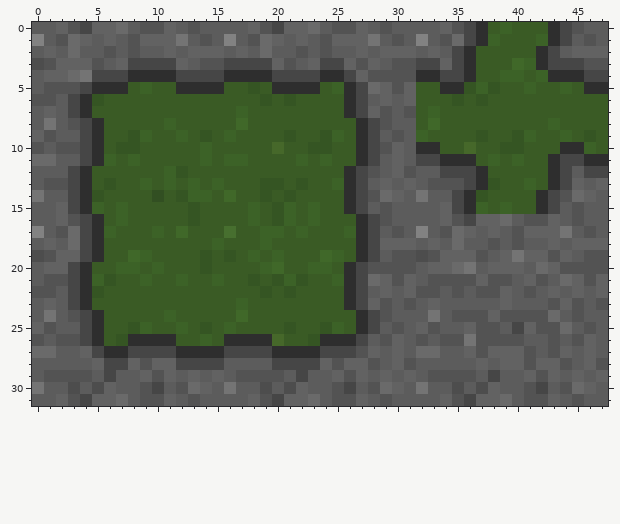
Two states of a pixel-art sprite, resources/textures/sprites/tiles/grass_rock.png. Above: the version before the commit.
The file is 48x32 pixels. Colours within 5 levels of each other are drawn and written as one.
The result:
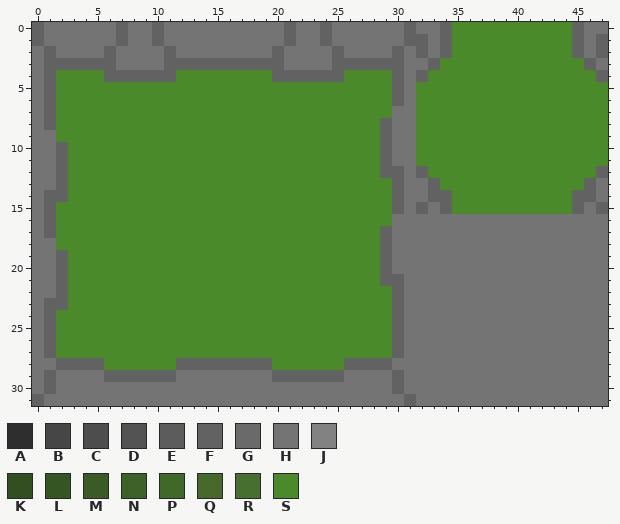
Palette (. is transparent): A #2e2e2e  B #464646  C #4d4d4d  D #535353  E #5c5c5c  F #626262  G #6a6a6a  H #747474  J #828282  K #324f22  L #355523  M #3a5b25  N #3c6227  P #406829  Q #46682a  R #476f2f  S #4a8a2b
The exact change:
@@ x 0..47 @@
- 0 EEFDBFFGEDDFEDEEEEFDBFFGEDDFEDEEEEFDBAMNMMMABDEE
- 1 JEDGFEFEDFFFHEDEJEDGFEFEDFFFHEDEJEDGBANMMMNABEDE
- 2 EFEGEEDEDEEFEFFFEFEGEEDEDEEFEFFFEFEBAMMMMMABEFFF
- 3 CDFFFDEFBBBBFEDDBBBBFDEFBBFDFEDDBBFBAMMMPNABBBDD
- 4 EFFGHBBBAAAABBBBAAAABBBBAABFDDDDAABBAMMNNMNAAABB
- 5 EDDDBAAAMNMMAAAAMMLMAAAAMNABGFDFMMAALNLMMNMMNMAA
- 6 DDEBALMMMMMMMMMMMMMLMLMMMMABEFEFMMMLMLMMMMMMMMMM
- 7 EFEBAMMMMMMMMMMMMNMMMMMMMMABFDEDMNMMMMMMMMMMMMMM
- 8 EHEDBAMMMMMNMMMMMPMMMMMMMMMABDEEMPMMMMMMMMMNMMMM
- 9 FDEEBAMMLNMMNMLMNMMMMLMMLNMABEDENMMMMLMMLNMMNMLM
-10 DEDDBAMLLMMMMMNMMMMMQMMLLMMABDFEAAMMQMMLLMMMAANM
-11 GGEEBANMNMMMMMNMNNMMMMNMNMMABEFEBBAAAMNMNMMABBAA
-12 EEEBAMMMMMMNLMMMMMMMMMMMMMABDEFDEEBBBAMMMMMABEBB
-13 EDDBAMLMMNMNMNMNMMMLLMLMMNABEFEFEDDDBALMMNMABFEF
-14 HEEBALMMMMKMLNNMPMMLMLMMMMABDGFEHEEBALMMMMABDGFE
-15 EEFBANMNMMMMMLMMMMNMLNMNMMABEDEEEEFBANMNMMABEDEE
-16 EEFDBAMNMMMMMLMMMMNMLNMNMMMABDEEEEFDBFFGEDDFEDEE
-17 JEDGBANMMMNMPMMMRMMNNMNMMMNABEDEJEDGFEFEDFFFHEDE
-18 EFEGBAMMMMMMMMMNMMMNMMMMMMMABFFFEFEGEEDEDEEFEFFF
-19 CDFFBAMMPNMMMMLMLMNMNMMMPNMABEDDCDFFFDEFHFFDFEDD
-20 EFFBAMMNNMNMMMLMMMMNPMMNNMABDDDDEFFGHEFFFEGFDDDD
-21 EDDBANLMMNMMNMMNMMLMLNLMMNABGFDFEDDDDFDDEFDEGFDF
-22 DDEBALMMMMMMMMMMMMMLMLMMMMABEFEFDDEDEDDFEDEFEFEF
-23 EFEBAMMMMMMMMMMMMNMMMMMMMMABFDEDEFEEEEEFEEEDFDED
-24 EHEDBAMMMMMNMMMMMPMMMMMMMMMABDEEEHEDDDFDDDDGEDEE
-25 FDEEBAMMLNMMNMLMNMMMMLMMLNMABEDEFDEEFDDEBFDDGEDE
-26 DEDDBAMLAAAAMMNMAAAAQMMLAAABEDFEDEDDHDDDDEEDEDFE
-27 GGEEFBAABBBBAAAABBBBAAAABBBDFEFEGGEEFDFFFDEDFEFE
-28 EEEEEFBBFDFFBBBBEEEEBBBBFDFFDEFDEEEEEFEFFDFFDEFD
-29 EDDDDEBEEFDFEFEFEDDDDEBEEFDFEFEFEDDDDEBEEFDFEFEF
-30 HEECECFEEDBEDGFEHEECECFEEDBEDGFEHEECECFEEDBEDGFE
-31 EEFDBFFGEDDFEDEEEEFDBFFGEDDFEDEEEEFDBFFGEDDFEDEE
+ 0 FHHHHHHFHHFHHHHHHHHHHFHHFHHHHHHFHHFSSSSSSSSSSFHH
+ 1 FHHHHHHFHHFHHHHHHHHHHFHHFHHHHHHFFHFSSSSSSSSSSFHF
+ 2 HFHHHHFHHHHFHHHHHHHHFHHHHFHHHHFHFHFSSSSSSSSSSFHF
+ 3 HFFFFFFHHHHFFFFFFFFFFHHHHFFFFFFHHFSSSSSSSSSSSSFH
+ 4 HFSSSSFFFFFFSSSSSSSSFFFFFFSSSSFHFSSSSSSSSSSSSSSF
+ 5 HFSSSSSSSSSSSSSSSSSSSSSSSSSSSSFHSSSSSSSSSSSSSSSS
+ 6 HFSSSSSSSSSSSSSSSSSSSSSSSSSSSSFHSSSSSSSSSSSSSSSS
+ 7 HFSSSSSSSSSSSSSSSSSSSSSSSSSSSSHHSSSSSSSSSSSSSSSS
+ 8 HFSSSSSSSSSSSSSSSSSSSSSSSSSSSFHHSSSSSSSSSSSSSSSS
+ 9 HHSSSSSSSSSSSSSSSSSSSSSSSSSSSFHHSSSSSSSSSSSSSSSS
+10 HHFSSSSSSSSSSSSSSSSSSSSSSSSSSFHHSSSSSSSSSSSSSSSS
+11 HHFSSSSSSSSSSSSSSSSSSSSSSSSSSFHHSSSSSSSSSSSSSSSS
+12 HHFSSSSSSSSSSSSSSSSSSSSSSSSSSFFHFSSSSSSSSSSSSSSF
+13 HHFSSSSSSSSSSSSSSSSSSSSSSSSSSSFHHFSSSSSSSSSSSSFH
+14 HFFSSSSSSSSSSSSSSSSSSSSSSSSSSSFHHFFSSSSSSSSSSFFH
+15 HFSSSSSSSSSSSSSSSSSSSSSSSSSSSSFHFHFSSSSSSSSSSFHF
+16 HFSSSSSSSSSSSSSSSSSSSSSSSSSSSSHHHHHHHHHHHHHHHHHH
+17 HFSSSSSSSSSSSSSSSSSSSSSSSSSSSFHHHHHHHHHHHHHHHHHH
+18 HHSSSSSSSSSSSSSSSSSSSSSSSSSSSFHHHHHHHHHHHHHHHHHH
+19 HHFSSSSSSSSSSSSSSSSSSSSSSSSSSFHHHHHHHHHHHHHHHHHH
+20 HHFSSSSSSSSSSSSSSSSSSSSSSSSSSFHHHHHHHHHHHHHHHHHH
+21 HHFSSSSSSSSSSSSSSSSSSSSSSSSSSFFHHHHHHHHHHHHHHHHH
+22 HHFSSSSSSSSSSSSSSSSSSSSSSSSSSSFHHHHHHHHHHHHHHHHH
+23 HFFSSSSSSSSSSSSSSSSSSSSSSSSSSSFHHHHHHHHHHHHHHHHH
+24 HFSSSSSSSSSSSSSSSSSSSSSSSSSSSSFHHHHHHHHHHHHHHHHH
+25 HFSSSSSSSSSSSSSSSSSSSSSSSSSSSSFHHHHHHHHHHHHHHHHH
+26 HFSSSSSSSSSSSSSSSSSSSSSSSSSSSSFHHHHHHHHHHHHHHHHH
+27 HFSSSSSSSSSSSSSSSSSSSSSSSSSSSSFHHHHHHHHHHHHHHHHH
+28 HHFFFFSSSSSSFFFFFFFFSSSSSSFFFFHHHHHHHHHHHHHHHHHH
+29 HFHHHHFFFFFFHHHHHHHHFFFFFFHHHHFHHHHHHHHHHHHHHHHH
+30 HFHHHHHHHHHHHHHHHHHHHHHHHHHHHHFHHHHHHHHHHHHHHHHH
+31 FHHHHHHHHHHHHHHHHHHHHHHHHHHHHHHFHHHHHHHHHHHHHHHH
